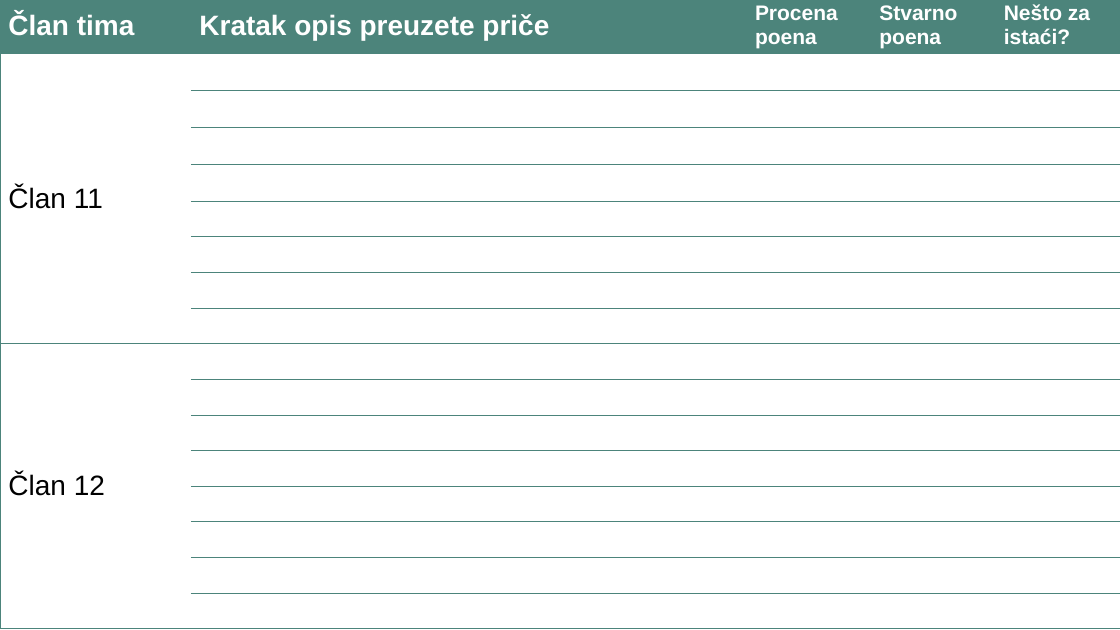
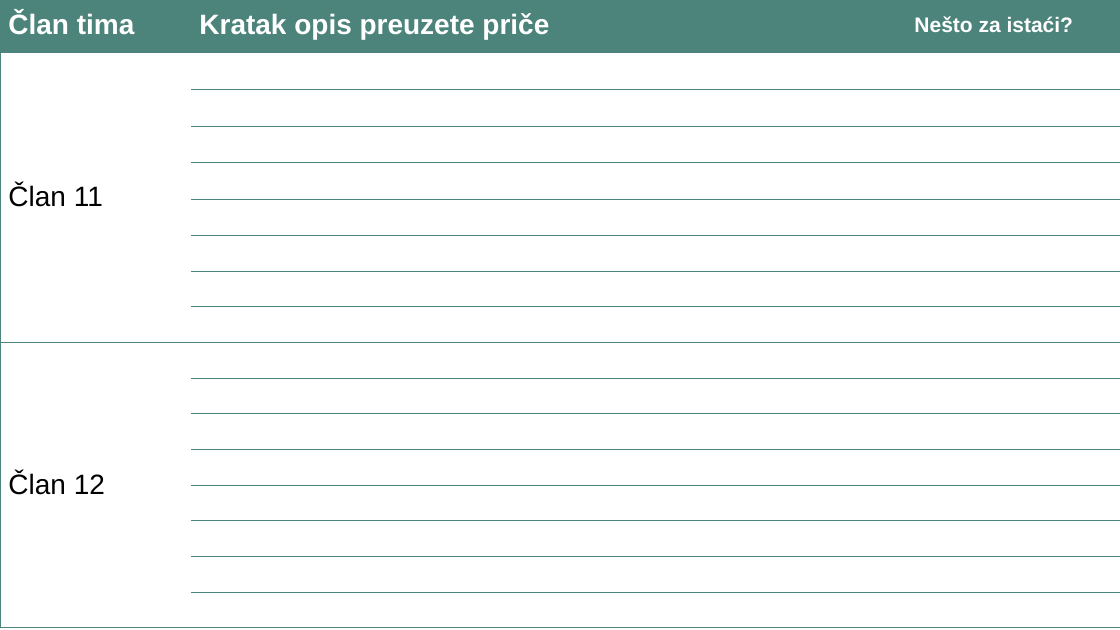
Before and after one commit to psw-ftn/supportive-information, a slide deck: slide 7 of s1/w2/Sprint review template.pptx. Drawn at 1120x630 pixels with LibreOffice and Linux fonts; fonts in the diff are those of the drawing. Boxes give left, top, right and bottom in pixels: in the first picture for what was removed or moved away, otherwise in the second. Text is boxed around its words. In the diff, an @@ line names an element or a change of style, - is before the commit and + after.

```diff
--- a/s1/w2/Sprint review template.pptx
+++ b/s1/w2/Sprint review template.pptx
@@ table at (0,0,1120,628) @@
-column 3: Procena poena |  |  |  |  |  |  |  |  |  |  |  |  |  |  |  | 
-column 4: Stvarno poena |  |  |  |  |  |  |  |  |  |  |  |  |  |  |  | 
```
Also in this commit, not shown: 8 other slides changed.
